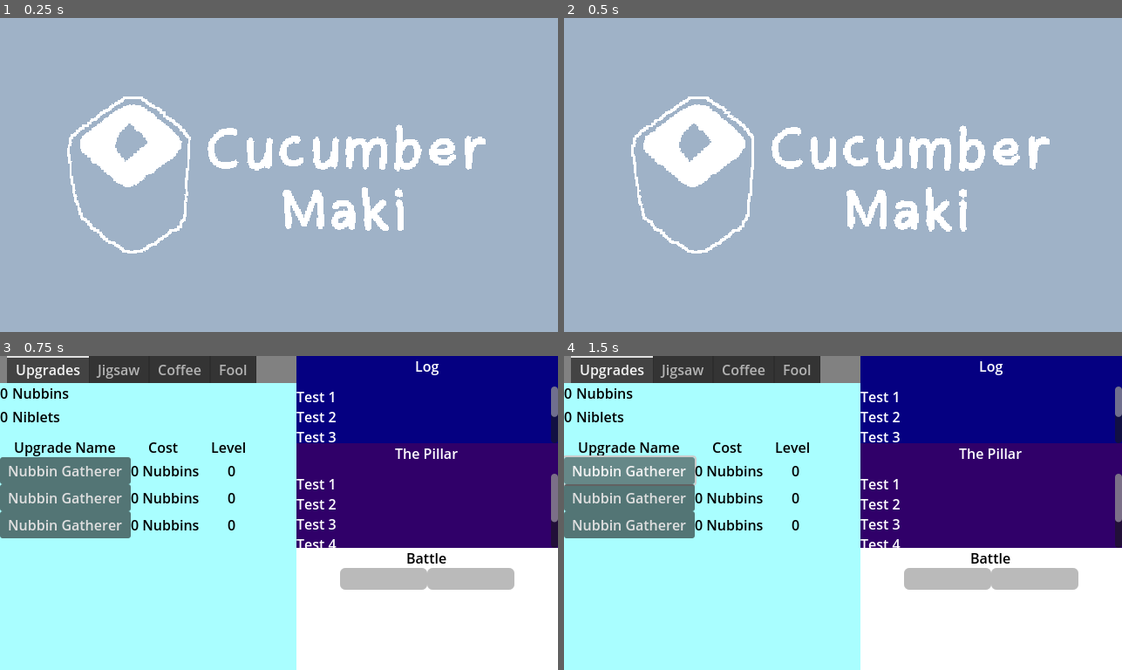
Above: before the commit, frames 1-4 (two rows, left to right).
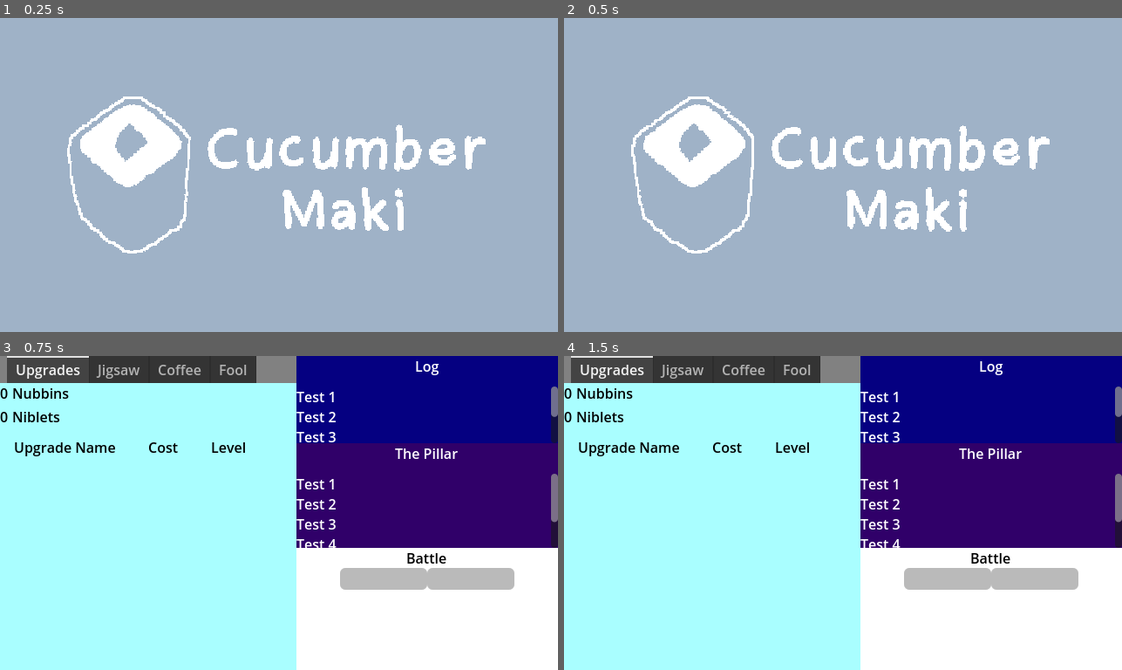
Above: after the commit, the same moments.

Repository: Cucumber-Maki/gmtk-2025
Game: Godot game, scene res://scenes/splashScreen/splashScreen.tscn
Two runs of this game, one before a commit and one after it. Both use one fixed random seed, a clock stepped at 60 frames per second and the inputs below.
Inputs (mouse positions are in pixels of both pictures, inside the frame that each line leads up to):
- Up to frame 1 (0.25 s): no input
- Up to frame 2 (0.5 s): no input
- Up to frame 3 (0.75 s): tap Enter at 0.5 s; move the mouse to (401, 497) at 0.52 s; click (401, 497) at 0.67 s
- Up to frame 4 (1.5 s): click (630, 472) at 1.25 s, where only the run before the commit has a clickable "Nubbin Gatherer"

Frames 1-2 are identical in both runs. In frame 3, 6.8% of the frame differs, in the area x 0-43%, y 32-59%; in frame 4, 6.9%, in the area x 0-43%, y 31-59%.

Commit message:
refactor: move creation of upgrade rows into code (only partway done)

Diff:
--- /dev/null
+++ b/assets/menus/upgradePage/upgradeButtons.gd
@@ -0,0 +1,18 @@
+extends VBoxContainer
+
+enum UpgradeResource{
+	Nubbin,
+	Niblet,
+}
+
+var upgradeRowPreload = preload("res://assets/menus/upgradePage/upgradeRow.tscn");
+
+func _ready() -> void:
+	pass;
+	#upgrade rows
+
+
+func addUpgradeRow(buttonName : String, buttonHover : String, costMultiplier : float, resource : UpgradeResource, effect : Callable):
+	var upgradeRow = upgradeRowPreload.instantiate();
+	upgradeRow.initialSetup(buttonName, buttonHover, costMultiplier, resource, effect)
+	add_child(upgradeRow)
--- /dev/null
+++ b/assets/menus/upgradePage/upgradeButtons.tscn
@@ -0,0 +1,30 @@
+[gd_scene load_steps=2 format=3 uid="uid://xy3aopgi2d6r"]
+
+[ext_resource type="Script" uid="uid://dyabbvift1d6q" path="res://assets/menus/upgradePage/upgradeButtons.gd" id="1_yuppw"]
+
+[node name="UpgradeButtons" type="VBoxContainer"]
+script = ExtResource("1_yuppw")
+
+[node name="UpgradeRowTitle" type="HBoxContainer" parent="."]
+layout_mode = 2
+
+[node name="Label3" type="Label" parent="UpgradeRowTitle"]
+custom_minimum_size = Vector2(150, 0)
+layout_mode = 2
+theme_override_colors/font_color = Color(0, 0, 0, 1)
+text = "Upgrade Name"
+horizontal_alignment = 1
+
+[node name="Label2" type="Label" parent="UpgradeRowTitle"]
+custom_minimum_size = Vector2(75, 0)
+layout_mode = 2
+theme_override_colors/font_color = Color(0, 0, 0, 1)
+text = "Cost"
+horizontal_alignment = 1
+
+[node name="Label" type="Label" parent="UpgradeRowTitle"]
+custom_minimum_size = Vector2(75, 0)
+layout_mode = 2
+theme_override_colors/font_color = Color(0, 0, 0, 1)
+text = "Level"
+horizontal_alignment = 1
--- a/assets/menus/upgradePage/upgradeRow.gd
+++ b/assets/menus/upgradePage/upgradeRow.gd
@@ -4,10 +4,26 @@
 	Nubbin,
 	Niblet,
 }
-@export_category("Upgrade Information")
-@export var buttonName : String = "Name Goes Here";
-@export var buttonHoverDescription : String = "Description";
 
-@export_category("Upgrade Values")
-@export var costMultiplier : float = 1.07;
-@export var requiredResource : UpgradeResource;
+var _currentCost : int;
+var _costMultiplier : float;
+var _requiredResource : UpgradeResource;
+
+func _ready() -> void:
+	var _buttonName : String = "Name Goes Here";
+	var _buttonHoverDescription : String = "Description";
+
+	_costMultiplier = 1.07;
+	var _requiredResource : UpgradeResource;
+
+func initalSetup(buttonName : String,
+	buttonHover : String,
+	costMultiplier : float,
+	resource : UpgradeResource,
+	effect : Callable) -> void:
+	$Button.text = buttonName;
+	$Button.tooltip_text = buttonHover;
+	$Button.button_up.connect(effect);
+
+	_costMultiplier = costMultiplier;
+	_requiredResource = resource;
--- a/scenes/game/game.tscn
+++ b/scenes/game/game.tscn
@@ -1,8 +1,8 @@
 [gd_scene load_steps=5 format=3 uid="uid://cea0kc0y5xkmo"]
 
-[ext_resource type="PackedScene" uid="uid://2ac3swjdcvyg" path="res://assets/menus/upgradePage/upgradeRow.tscn" id="1_0sr1o"]
+[ext_resource type="PackedScene" uid="uid://xy3aopgi2d6r" path="res://assets/menus/upgradePage/upgradeButtons.tscn" id="1_0sr1o"]
 [ext_resource type="PackedScene" uid="uid://43nivlwe34mu" path="res://assets/game/jigsawPiece/jigsawPieceBase.tscn" id="2_0sr1o"]
-[ext_resource type="Script" uid="uid://ccqvnjjr3awv1" path="res://scenes/game/hand.gd" id="3_0sr1o"]
+[ext_resource type="Script" path="res://scenes/game/hand.gd" id="3_0sr1o"]
 
 [sub_resource type="Theme" id="Theme_7h61r"]
 HBoxContainer/constants/separation = 0
@@ -77,40 +77,7 @@
 theme_override_colors/font_color = Color(0, 0, 0, 1)
 text = "Niblets"
 
-[node name="UpgradeButtons" type="VBoxContainer" parent="CanvasLayer/HSplitContainer/UpgradePanel/Upgrades/VSplitContainer"]
-layout_mode = 2
-
-[node name="UpgradeRowTitle" type="HBoxContainer" parent="CanvasLayer/HSplitContainer/UpgradePanel/Upgrades/VSplitContainer/UpgradeButtons"]
-layout_mode = 2
-
-[node name="Label3" type="Label" parent="CanvasLayer/HSplitContainer/UpgradePanel/Upgrades/VSplitContainer/UpgradeButtons/UpgradeRowTitle"]
-custom_minimum_size = Vector2(150, 0)
-layout_mode = 2
-theme_override_colors/font_color = Color(0, 0, 0, 1)
-text = "Upgrade Name"
-horizontal_alignment = 1
-
-[node name="Label2" type="Label" parent="CanvasLayer/HSplitContainer/UpgradePanel/Upgrades/VSplitContainer/UpgradeButtons/UpgradeRowTitle"]
-custom_minimum_size = Vector2(75, 0)
-layout_mode = 2
-theme_override_colors/font_color = Color(0, 0, 0, 1)
-text = "Cost"
-horizontal_alignment = 1
-
-[node name="Label" type="Label" parent="CanvasLayer/HSplitContainer/UpgradePanel/Upgrades/VSplitContainer/UpgradeButtons/UpgradeRowTitle"]
-custom_minimum_size = Vector2(75, 0)
-layout_mode = 2
-theme_override_colors/font_color = Color(0, 0, 0, 1)
-text = "Level"
-horizontal_alignment = 1
-
-[node name="UpgradeRow" parent="CanvasLayer/HSplitContainer/UpgradePanel/Upgrades/VSplitContainer/UpgradeButtons" instance=ExtResource("1_0sr1o")]
-layout_mode = 2
-
-[node name="UpgradeRow2" parent="CanvasLayer/HSplitContainer/UpgradePanel/Upgrades/VSplitContainer/UpgradeButtons" instance=ExtResource("1_0sr1o")]
-layout_mode = 2
-
-[node name="UpgradeRow3" parent="CanvasLayer/HSplitContainer/UpgradePanel/Upgrades/VSplitContainer/UpgradeButtons" instance=ExtResource("1_0sr1o")]
+[node name="UpgradeButtons" parent="CanvasLayer/HSplitContainer/UpgradePanel/Upgrades/VSplitContainer" instance=ExtResource("1_0sr1o")]
 layout_mode = 2
 
 [node name="Jigsaw" type="ColorRect" parent="CanvasLayer/HSplitContainer/UpgradePanel"]
Not shown, added: assets/menus/upgradePage/upgradeButtons.gd.uid
